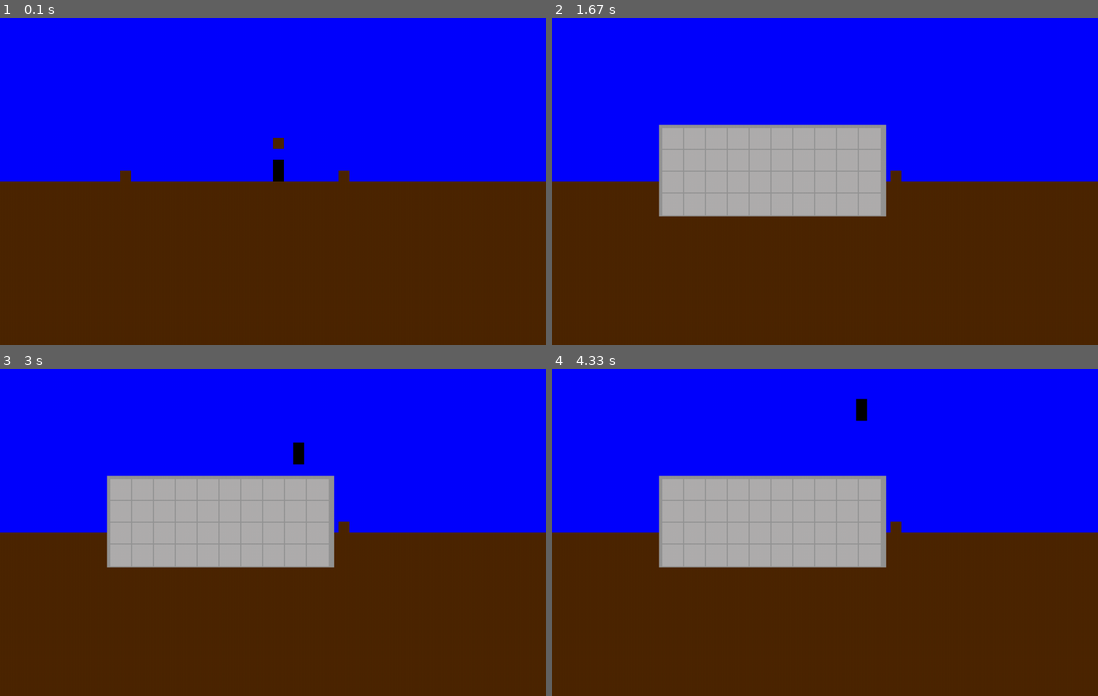
Above: before the commit, frames 1-4 (two rows, left to right).
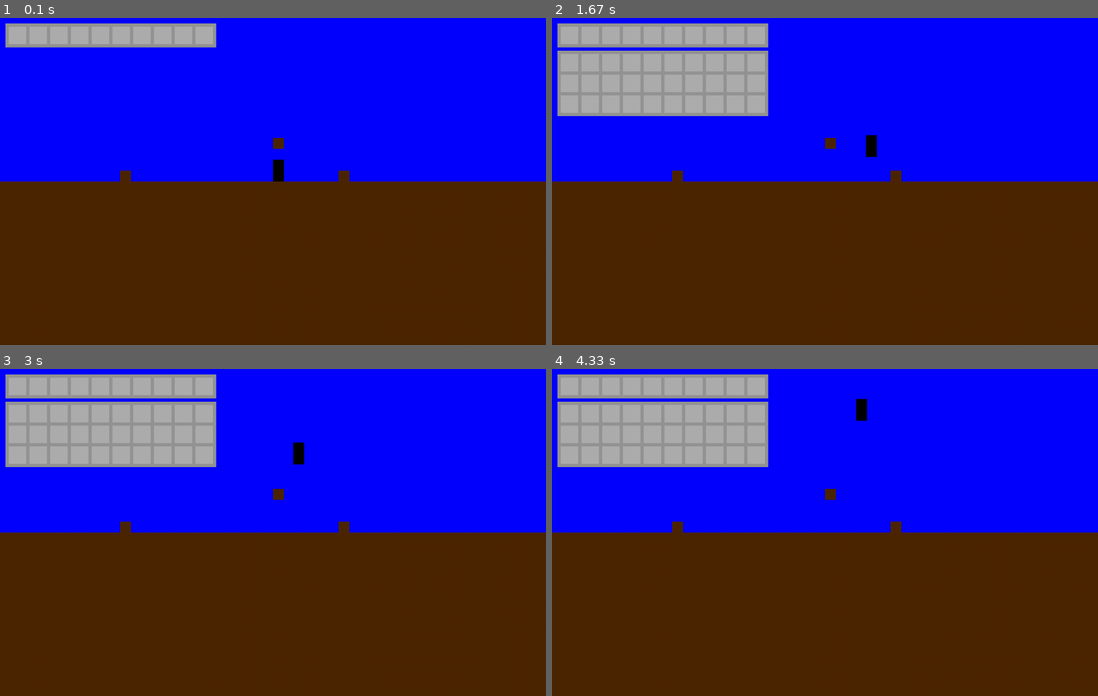
Above: after the commit, the same moments.

Repository: diduk001/terraria-clone-pygame
Game: pygame game, started from Main.py
Same seed, same stepped clock (60 frames per second), same inputs: the game is played once before the commit and once after it.
Inputs:
- Up to frame 1 (0.1 s): no input
- Up to frame 2 (1.67 s): hold Tab 0.33-0.8 s; hold D 0.33-0.8 s; hold D 0.83-1.3 s; tap Space at 0.9, 1.2, 1.4 s; hold D from 1.33 s (still down)
- Up to frame 3 (3 s): tap Space at 1.7, 1.9, 2.2, 2.47, 2.77, 2.9 s; release D at 1.8 s; hold A 1.83-2.37 s; hold A 2.4-2.8 s; hold D from 2.83 s (still down)
- Up to frame 4 (4.33 s): tap Space at 3.2, 3.57, 3.87, 4.07 s; release D at 3.47 s; hold A 3.5-3.97 s; hold D from 4 s (still down)

The runs differ from the first frame. In frame 1, 2.9% of the frame differs, in the area x 1-40%, y 1-10%; in frame 2, 22%, in the area x 1-62%, y 1-61%; in frame 3, 22%; in frame 4, 22%.

Commit message:
Inventory update

Diff:
--- a/Inventory.py
+++ b/Inventory.py
@@ -1,21 +1,78 @@
 import pygame
 
 
-class Window():
-    def __init__(self):
-        # размеры окна в ячейках и размеры ячейки
-        self.height = 4
-        self.weight = 10
-        self.size = 40
-        self.open = False
+class Inventory:
+    def __init__(self, qapheight, qapwidth, bpheight, bpwidth, x, y):
 
-        # сам инвентарь
-        self.case = [[[] for y in range(self.height)] for x in range(self.weight)]
+        # Высота и ширина панели быстрого доступа (qap - quick access panel) и рюкзака (bp - backpack) в ячейках
+
+        self.qapheight = qapheight
+        self.qapwidth = qapwidth
+        self.bpheight = bpheight
+        self.bpwidth = bpwidth
+
+        # Размер ячеек и рамок между ними в пикселях
+
+        self.cell_size = 32
+        self.frame_size = 6
+
+        # Координаты левого верхнего угла инвенторя
+
+        self.x = x
+        self.y = y
+
+        # Открыт ли инвентарь
+
+        self.is_open = bool()
+
+        self.qapcontent = [[(-1, 0) for i in range(qapwidth)] for i in range(qapheight)]
+        self.bpcontent = [[(-1, 0) for i in range(bpwidth)] for i in range(bpheight)]
+
+        self.to_swap = []
 
     def show(self, screen):
-        pygame.draw.rect(screen, (149, 149, 149),
-                         (5 * self.size - 4, 5 * self.size - 4,self.weight * self.size + 16, self.height *  self.size + 8))
-        for x in range(5, self.weight + 5):
-            for y in range(5, self.height + 5):
-                pygame.draw.rect(screen, (149, 149, 149), (x * self.size, y * self.size, self.size + 4, self.size + 4))
-                pygame.draw.rect(screen, (176, 174, 174), (x * self.size + 2, y * self.size + 2, self.size, self.size))
+
+        # Отрисовка панели быстрого доступа
+
+        # Отрисовка заднего фона
+        qap_x_size = self.qapwidth * (self.cell_size + self.frame_size) + self.frame_size
+        qap_y_size = self.qapheight * (self.cell_size + self.frame_size) + self.frame_size
+        pygame.draw.rect(screen, (149, 149, 149), (self.x, self.y, qap_x_size, qap_y_size), 0)
+
+        # Отрисовка ячеек
+        for h in range(self.qapheight):
+            for w in range(self.qapwidth):
+                cell_x = self.x + self.frame_size * (w + 1) + self.cell_size * w
+                cell_y = self.y + self.frame_size * (h + 1) + self.cell_size * h
+                pygame.draw.rect(screen, (174, 174, 174), (cell_x, cell_y, self.cell_size, self.cell_size), 0)
+
+        # Отрисовка рюкзака
+
+        if self.is_open:
+
+            # Отрисовка заднего фона
+            bp_x_size = self.bpwidth * (self.cell_size + self.frame_size) + self.frame_size
+            bp_y_size = self.bpheight * (self.cell_size + self.frame_size) + self.frame_size
+            bp_x = self.x
+            bp_y = self.y + qap_y_size + self.frame_size
+            pygame.draw.rect(screen, (149, 149, 149), (bp_x, bp_y, bp_x_size, bp_y_size), 0)
+
+            # Отрисовка ячеек
+            for h in range(self.bpheight):
+                for w in range(self.bpwidth):
+                    cell_x = bp_x + self.frame_size * (w + 1) + self.cell_size * w
+                    cell_y = bp_y + self.frame_size * (h + 1) + self.cell_size * h
+                    pygame.draw.rect(screen, (174, 174, 174), (cell_x, cell_y, self.cell_size, self.cell_size), 0)
+
+
+
+    def clicked(self):
+        cell = self.get_cell()
+        if cell is None:
+            return
+        if self.is_open:
+            self.to_swap += [cell]
+            if len(self.to_swap) == 2:
+                self.swap()
+        else:
+            pass
--- a/Main.py
+++ b/Main.py
@@ -3,6 +3,7 @@
 import Blocks
 import Player
 import Inventory
+
 
 def main():
     pygame.init()
@@ -16,7 +17,7 @@
 
     world = World.World(screen)
     player = Player.Player(world.width // 2 * Blocks.Block.size, (world.height // 2 - 2) * Blocks.Block.size)
-    inventory = Inventory.Window()
+    inventory = Inventory.Inventory(1, 10, 3, 10, 10, 10)
     # Настройка fps, цикла игры
 
     fps = 60
@@ -29,10 +30,8 @@
             player.jump()
         for event in pygame.event.get():
             if event.type == pygame.KEYDOWN and event.key == 9:
-                if inventory.open:
-                    inventory.open = False
-                else:
-                    inventory.open = True
+                inventory.is_open = not inventory.is_open
+                inventory.to_swap = []
             if event.type == pygame.KEYDOWN:
                 if event.key == 100 and player.right:
                     player.speed_x(player.speed)
@@ -48,13 +47,11 @@
 
         world.show()
         player.show(screen)
-        if inventory.open:
-            inventory.show(screen)
+        inventory.show(screen)
         pygame.display.flip()
 
         # Обновление персонажа
         player.move()
-
 
         clock.tick(fps)
 
--- a/Sprites.py
+++ b/Sprites.py
@@ -59,7 +59,8 @@
             # врезался в блок слева
             block = block_sprite.block
             if (block.name == 'Air'):
-                print(block.y * block.size + 1 - (self.player.y + 2 * block.size))
+                pass
+              #  print(block.y * block.size + 1 - (self.player.y + 2 * block.size))
             if (block.x + 1) * block.size == self.player.x + 1 and block.solidity_pickaxe != -1:
                 self.player.vx = 0
                 self.player.left = False
